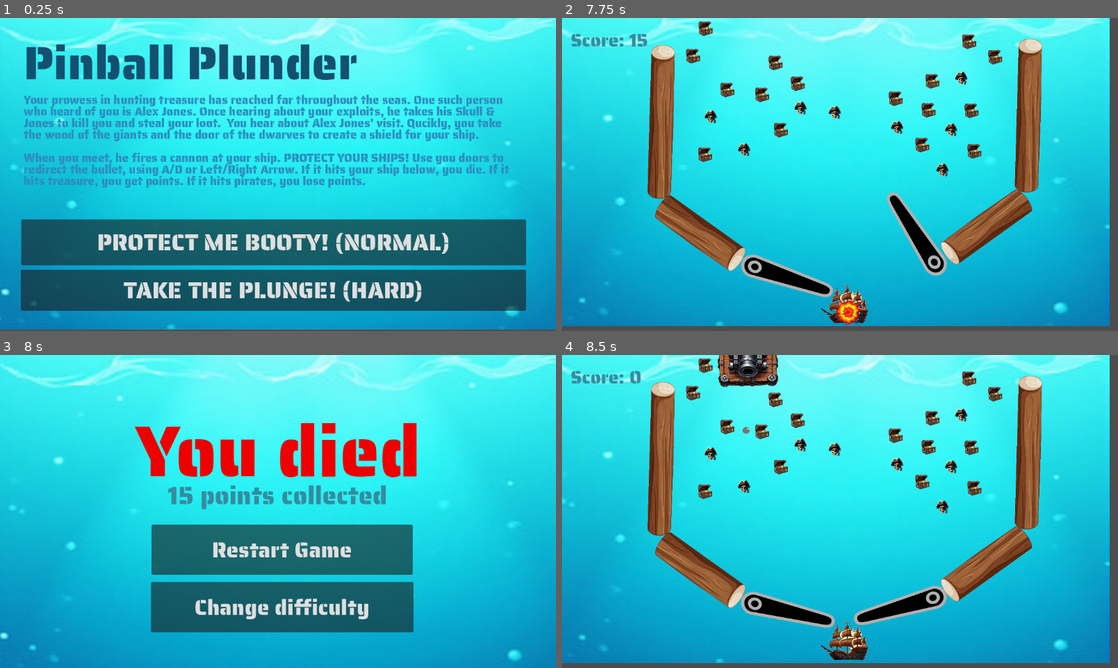
Above: before the commit, frames 1-4 (two rows, left to right).
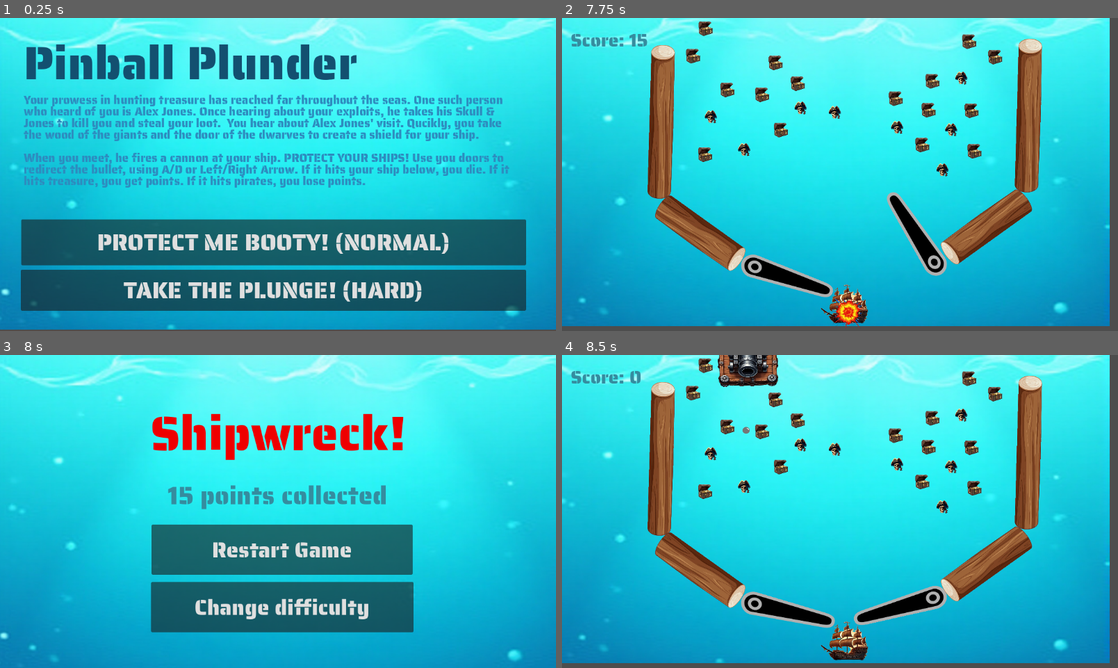
Above: after the commit, the same moments.

Repository: amodhakal/pinball-plunder
Game: Godot game, scene res://scenes/Title.tscn
The game is run twice, just before and just after one commit, with the same random seed, the same clock (stepped at 60 frames per second) and the same inputs. Sound files missing from this copy of the repository are replaced by a short silence.
Inputs:
- Up to frame 1 (0.25 s): no input
- Up to frame 2 (7.75 s): click "PROTECT ME BOOTY! (NORMAL)" at 0.5 s; tap Enter at 1.25 s; hold D (flip_right) 1.28-2.03 s; tap Space at 2 s; hold A (flip_left) 2.03-2.78 s; hold D (flip_right) 2.78-4.28 s; hold A (flip_left) 4.28-6.53 s; hold D (flip_right) from 6.53 s (still down)
- Up to frame 3 (8 s): keep holding D (flip_right)
- Up to frame 4 (8.5 s): release D (flip_right) at 8 s; click "Restart Game" at 8 s

Frames 1-2 are identical in both runs. In frame 3, 5.7% of the frame differs, in the area x 24-75%, y 18-40%; in frame 4, nothing differs.

Commit message:
Change from death to shipwrecked

Diff:
--- a/scenes/Defeat.tscn
+++ b/scenes/Defeat.tscn
@@ -7,7 +7,7 @@
 [sub_resource type="LabelSettings" id="LabelSettings_jsg1h"]
 line_spacing = -15.0
 font = ExtResource("3_covou")
-font_size = 148
+font_size = 100
 font_color = Color(0.933333, 0, 0, 1)
 
 [sub_resource type="LabelSettings" id="LabelSettings_8hfqc"]
@@ -29,7 +29,7 @@
 offset_top = 83.0
 offset_right = 1151.0
 offset_bottom = 316.0
-text = "You died"
+text = "Shipwreck!"
 label_settings = SubResource("LabelSettings_jsg1h")
 horizontal_alignment = 1
 
